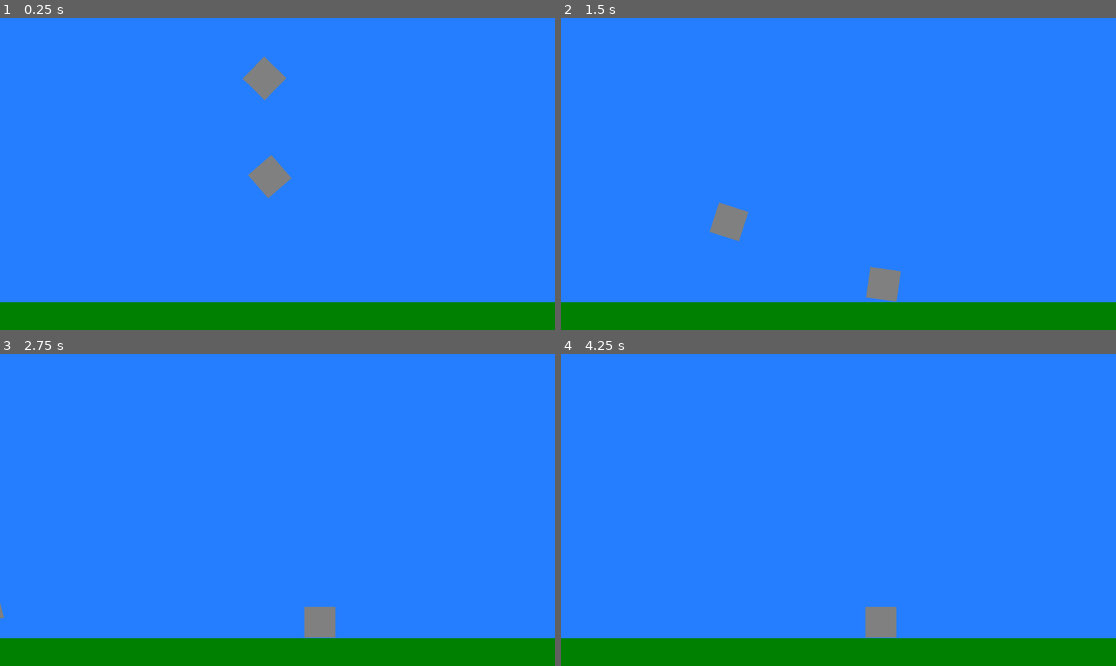
Above: before the commit, frames 1-4 (two rows, left to right).
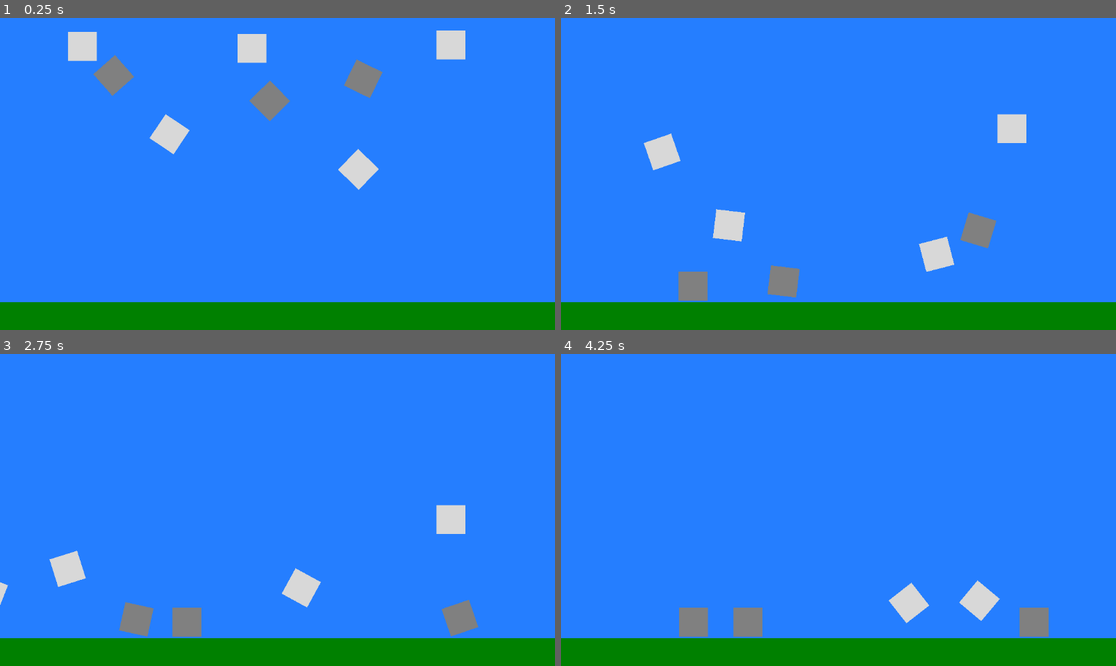
Above: after the commit, the same moments.

Repository: PabloValentin94/Conceitos_Godot
Game: Godot game, scene res://World.tscn
The game is run twice, just before and just after one commit, with the same random seed, the same clock (stepped at 60 frames per second) and the same inputs.
Inputs:
- Up to frame 1 (0.25 s): no input
- Up to frame 2 (1.5 s): no input
- Up to frame 3 (2.75 s): no input
- Up to frame 4 (4.25 s): no input

The runs differ from the first frame. In frame 1, 4.8% of the frame differs, in the area x 12-84%, y 4-58%; in frame 2, 4.1%; in frame 3, 3.6%; in frame 4, 3.0%.

Commit message:
Desenvolvendo templates de elementos.
Em resumo, no Godot, um template de um elemento nada mais é do que uma cena que pode ser chamada dentro de outra.

Diff:
--- /dev/null
+++ b/Objects/Rock_Bounce.tscn
@@ -0,0 +1,12 @@
+[gd_scene load_steps=3 format=3 uid="uid://mivafi2mwfar"]
+
+[ext_resource type="PackedScene" uid="uid://ciy1ef43enhur" path="res://Objects/Rock_Default.tscn" id="1_qw4dx"]
+
+[sub_resource type="PhysicsMaterial" id="PhysicsMaterial_vxji0"]
+bounce = 15.0
+
+[node name="Rock_Bounce" instance=ExtResource("1_qw4dx")]
+physics_material_override = SubResource("PhysicsMaterial_vxji0")
+
+[node name="ColorRect" parent="CollisionShape2D" index="0"]
+color = Color(0.847474, 0.847474, 0.847474, 1)
--- /dev/null
+++ b/Objects/Rock_Default.tscn
@@ -0,0 +1,18 @@
+[gd_scene load_steps=2 format=3 uid="uid://ciy1ef43enhur"]
+
+[sub_resource type="RectangleShape2D" id="RectangleShape2D_bto4x"]
+size = Vector2(64, 64)
+
+[node name="Rock_Default" type="RigidBody2D"]
+position = Vector2(48, 51)
+
+[node name="CollisionShape2D" type="CollisionShape2D" parent="."]
+shape = SubResource("RectangleShape2D_bto4x")
+
+[node name="ColorRect" type="ColorRect" parent="CollisionShape2D"]
+offset_left = -30.0
+offset_top = -30.0
+offset_right = 30.0
+offset_bottom = 30.0
+color = Color(0.501961, 0.501961, 0.501961, 1)
+metadata/_edit_use_anchors_ = true
--- a/World.tscn
+++ b/World.tscn
@@ -1,14 +1,10 @@
 [gd_scene load_steps=4 format=3 uid="uid://b3drf3ohalvb1"]
+
+[ext_resource type="PackedScene" uid="uid://ciy1ef43enhur" path="res://Objects/Rock_Default.tscn" id="1_iemj3"]
+[ext_resource type="PackedScene" uid="uid://mivafi2mwfar" path="res://Objects/Rock_Bounce.tscn" id="2_oswdg"]
 
 [sub_resource type="RectangleShape2D" id="RectangleShape2D_uair6"]
 size = Vector2(1162, 64)
-
-[sub_resource type="RectangleShape2D" id="RectangleShape2D_bto4x"]
-size = Vector2(64, 64)
-
-[sub_resource type="PhysicsMaterial" id="PhysicsMaterial_l7dqn"]
-friction = 0.0
-bounce = 10.0
 
 [node name="World" type="Node2D"]
 
@@ -33,33 +29,31 @@
 color = Color(0, 0.501961, 0, 1)
 metadata/_edit_use_anchors_ = true
 
-[node name="Rock" type="RigidBody2D" parent="."]
-position = Vector2(560, 301)
-rotation = 0.856043
+[node name="Rock_Default" parent="." instance=ExtResource("1_iemj3")]
+position = Vector2(560, 144)
+rotation = -0.781322
 
-[node name="CollisionShape2D" type="CollisionShape2D" parent="Rock"]
-shape = SubResource("RectangleShape2D_bto4x")
+[node name="Rock_Default2" parent="." instance=ExtResource("1_iemj3")]
+position = Vector2(754, 98)
+rotation = 0.4561
 
-[node name="ColorRect" type="ColorRect" parent="Rock/CollisionShape2D"]
-offset_left = -32.0
-offset_top = -32.0
-offset_right = 32.0
-offset_bottom = 32.0
-color = Color(0.501961, 0.501961, 0.501961, 1)
-metadata/_edit_use_anchors_ = true
+[node name="Rock_Default3" parent="." instance=ExtResource("1_iemj3")]
+position = Vector2(236, 91)
+rotation = 0.848393
 
-[node name="Rock2" type="RigidBody2D" parent="."]
-position = Vector2(549, 97)
-rotation = 0.771258
-physics_material_override = SubResource("PhysicsMaterial_l7dqn")
+[node name="Rock_Bounce" parent="." instance=ExtResource("2_oswdg")]
+position = Vector2(523, 35)
 
-[node name="CollisionShape2D" type="CollisionShape2D" parent="Rock2"]
-shape = SubResource("RectangleShape2D_bto4x")
+[node name="Rock_Bounce2" parent="." instance=ExtResource("2_oswdg")]
+position = Vector2(171, 31)
 
-[node name="ColorRect" type="ColorRect" parent="Rock2/CollisionShape2D"]
-offset_left = -32.0
-offset_top = -32.0
-offset_right = 32.0
-offset_bottom = 32.0
-color = Color(0.501961, 0.501961, 0.501961, 1)
-metadata/_edit_use_anchors_ = true
+[node name="Rock_Bounce3" parent="." instance=ExtResource("2_oswdg")]
+position = Vector2(352, 213)
+rotation = 0.590638
+
+[node name="Rock_Bounce4" parent="." instance=ExtResource("2_oswdg")]
+position = Vector2(744, 286)
+rotation = -0.802094
+
+[node name="Rock_Bounce5" parent="." instance=ExtResource("2_oswdg")]
+position = Vector2(936, 28)
